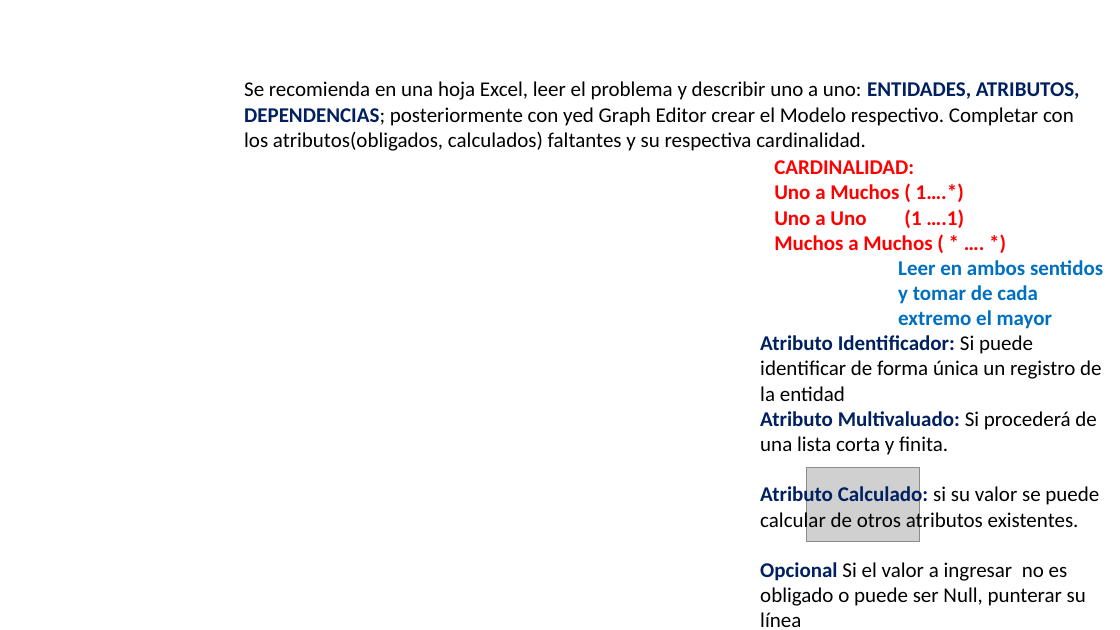
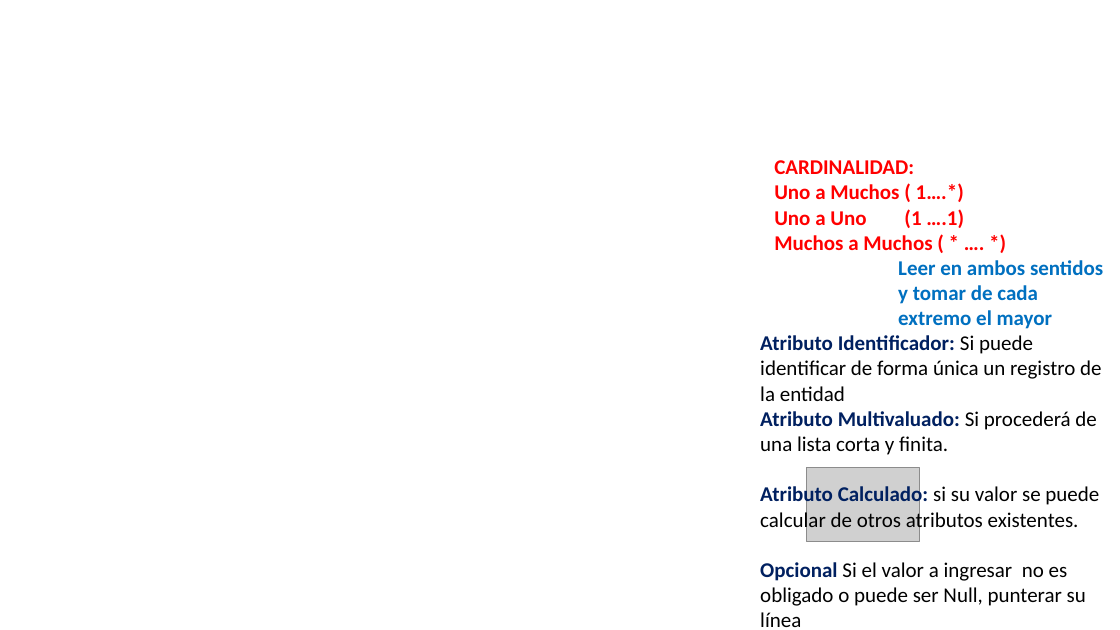
Before and after one commit to sisdesarrollo3/CICLOS-1-2-3, a slide deck: slide 6 of CSHARP/04. APLICACION SITUACION PROBLEMATICA/01. CASO ESTUDIO PROYECTOS - MODELO CONCEPTUAL.pptx. Drawn at 1120x630 pixels with LibreOffice and Linux fonts; fonts in the diff are those of the drawing; grey boxes stand for pictures; background and template pictures are left out. Boxes give left, top, right and bottom in pixels: in the first picture for what was removed or moved away, otherwise in the second. Text is boxed around its words. In the diff, an @@ line names an element or a change of style, - is before the commit and + after.

Commit message:
modelo conceptual - relacional

```diff
--- a/CSHARP/04. APLICACION SITUACION PROBLEMATICA/01. CASO ESTUDIO PROYECTOS - MODELO CONCEPTUAL.pptx
+++ b/CSHARP/04. APLICACION SITUACION PROBLEMATICA/01. CASO ESTUDIO PROYECTOS - MODELO CONCEPTUAL.pptx
@@ text removed at [244,81,1080,151] @@
-Se recomienda en una hoja Excel, leer el problema y describir uno a uno: ENTIDADES, ATRIBUTOS, DEPENDENCIAS; posteriormente con yed Graph Editor crear el Modelo respectivo. Completar con los atributos(obligados, calculados) faltantes y su respectiva cardinalidad.
```
Also in this commit, not shown: 1 other slide changed, 1 slide added, 1 slide removed, 4 other files.
